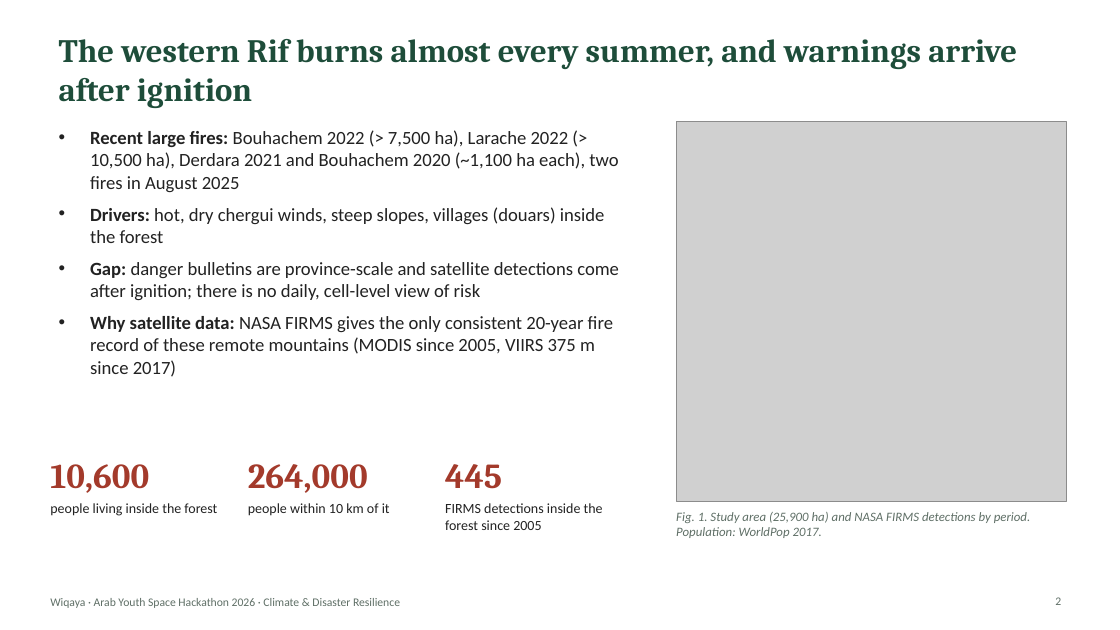
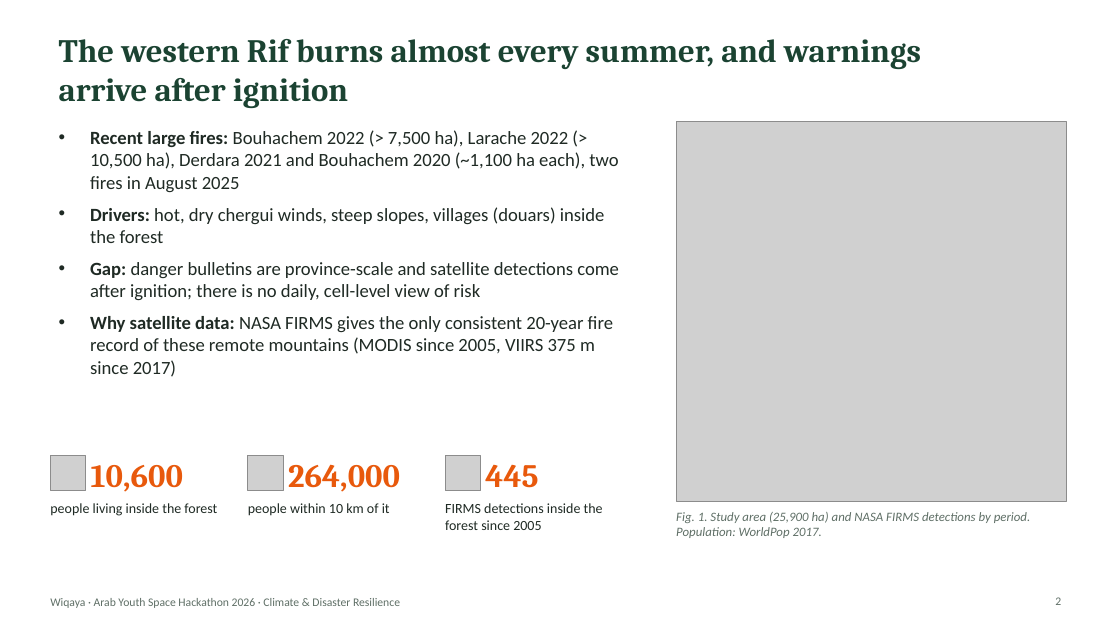
Before and after one commit to SanaeBelfrouh/wiqayagit, a slide deck: slide 2 of docs/slides.pptx. Drawn at 1120x630 pixels with LibreOffice and Linux fonts; fonts in the diff are those of the drawing; grey boxes stand for pictures; background and template pictures are left out. Boxes give left, top, right and bottom in pixels: in the first picture for what was removed or moved away, otherwise in the second. Text is boxed around its words. In the diff, an @@ line names an element or a change of style, - is before the commit and + after.

Commit message:
Slides: forest and space design
Backgrounds generated from the project data: relief of the study area
from the DEM, NASA FIRMS fires and an observation satellite on the
title and closing slides; contour lines and an orbiting satellite on
the content slides; flame icons on the key figures. Every image has
alternative text.

```diff
--- a/docs/slides.pptx
+++ b/docs/slides.pptx
@@ title "The western Rif burns almost ..." at [59, 39, 921, 108]: text colour #1E4D3A to #1B4332 @@
@@ picture added at [50, 455, 86, 491] @@
@@ text "10,600": place and size @@
-text "10,600" at [50, 464, 149, 493]
+text "10,600" at [91, 465, 183, 492]
@@ picture added at [248, 455, 283, 491] @@
@@ text "264,000": place and size @@
-text "264,000" at [248, 464, 368, 493]
+text "264,000" at [288, 464, 400, 492]
@@ picture added at [445, 455, 481, 491] @@
@@ size 30 to 28 pt, text colour #A33A2B to #E8590C in 3 elements at [288, 464, 400, 492], [91, 465, 183, 492], [485, 464, 538, 488] @@
@@ text "445": place and size @@
-text "445" at [445, 464, 502, 489]
+text "445" at [485, 464, 538, 488]
```
Also in this commit, not shown: 12 other slides changed, 1 other file.
